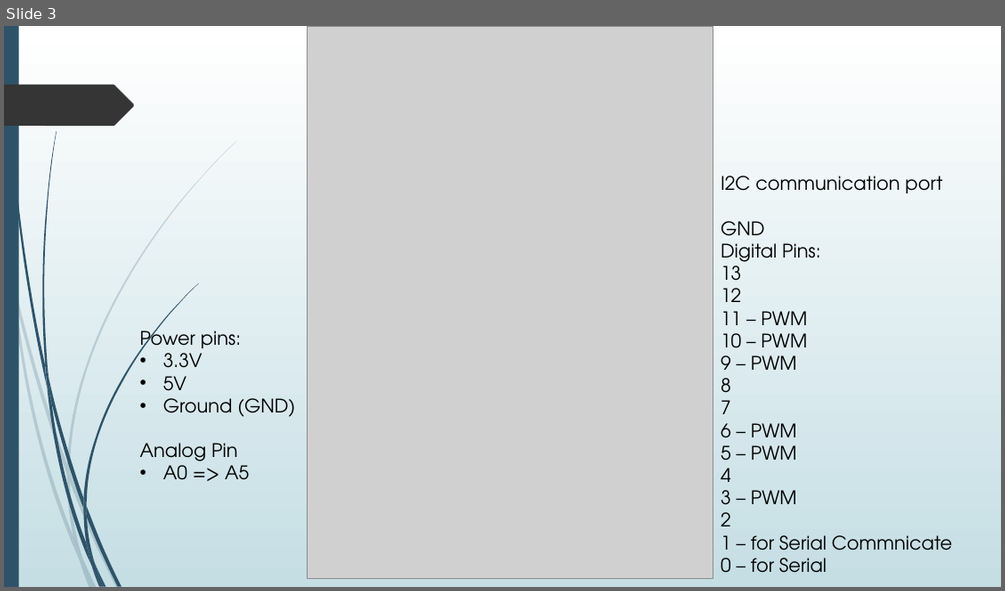
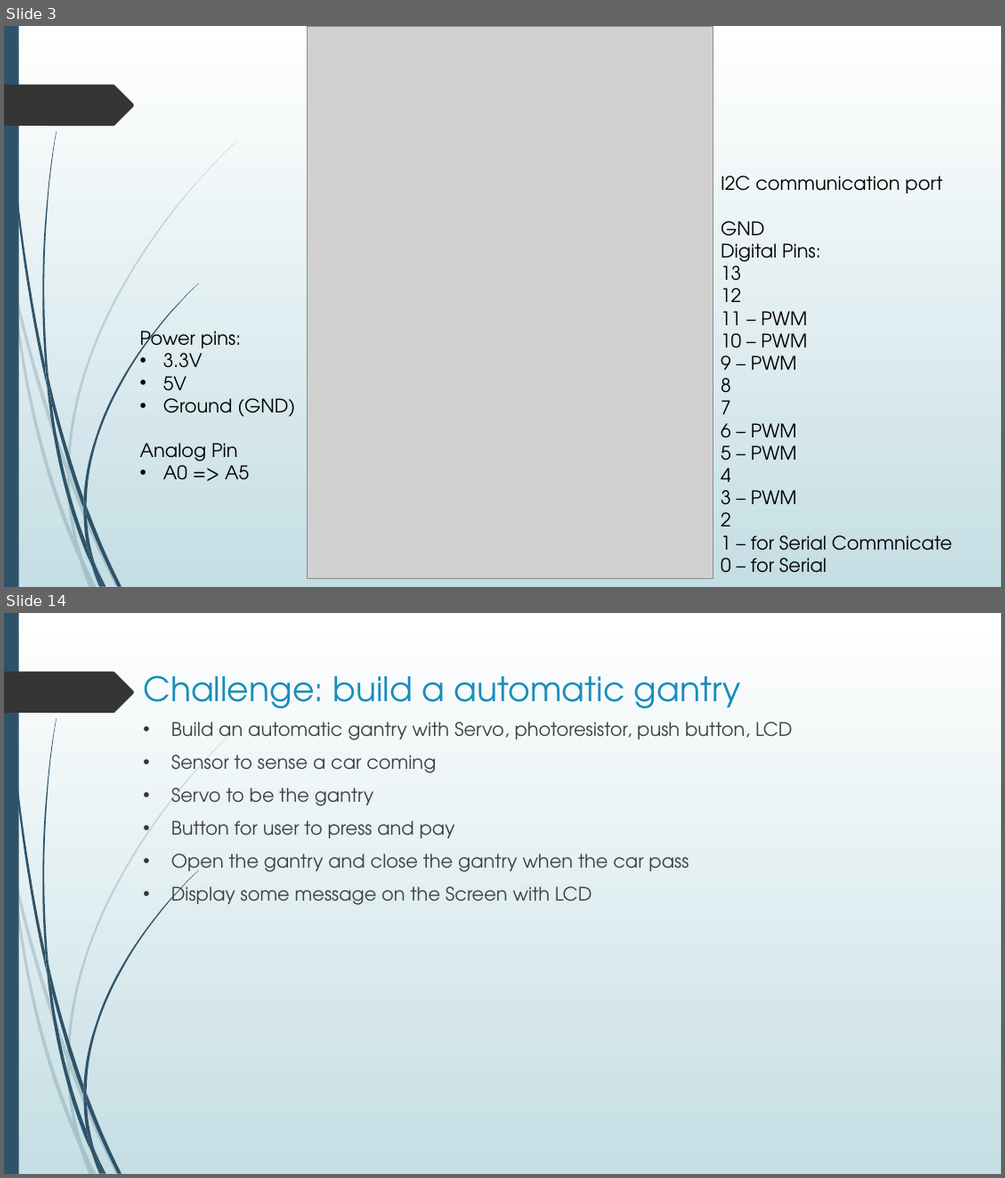
Before and after one commit to nxphi47/arduinoWSntuoss, a slide deck: Arduino_workshop.pptx. Shown one above the other, each under a label of ours: slide 3 before the commit, slides 3 and 14 after it; the slides between them are not shown. The pictures are 1005x591 and 1005x1178 pixels, drawn with LibreOffice and Linux fonts; fonts in the diff are those of the drawing; grey boxes stand for pictures. Boxes give left, top, right and bottom in pixels: in the first picture for what was removed or moved away, otherwise in the second. Text is boxed around its words. In the diff, an @@ line names an element or a change of style, - is before the commit and + after.

```diff
--- a/Arduino_workshop.pptx
+++ b/Arduino_workshop.pptx
@@ slide 14 added at [4,613,1001,1174], background gradient #FFFFFF to #C5DEE5; not listed: 24 template elements that a slide beside it also shows @@
@@ title added at [143,675,741,708], 32.4 pt, text #178DBB @@
+Challenge: build a automatic gantry
@@ text added at [171,722,792,905], 18 pt, text #404040 @@
+• Build an automatic gantry with Servo, photoresistor, push button, LCD
+• Sensor to sense a car coming
+• Servo to be the gantry
+• Button for user to press and pay
+• Open the gantry and close the gantry when the car pass
+• Display some message on the Screen with LCD
```
Also in this commit, not shown: 1 slide changed, 11 other slides added, 3 other files.
